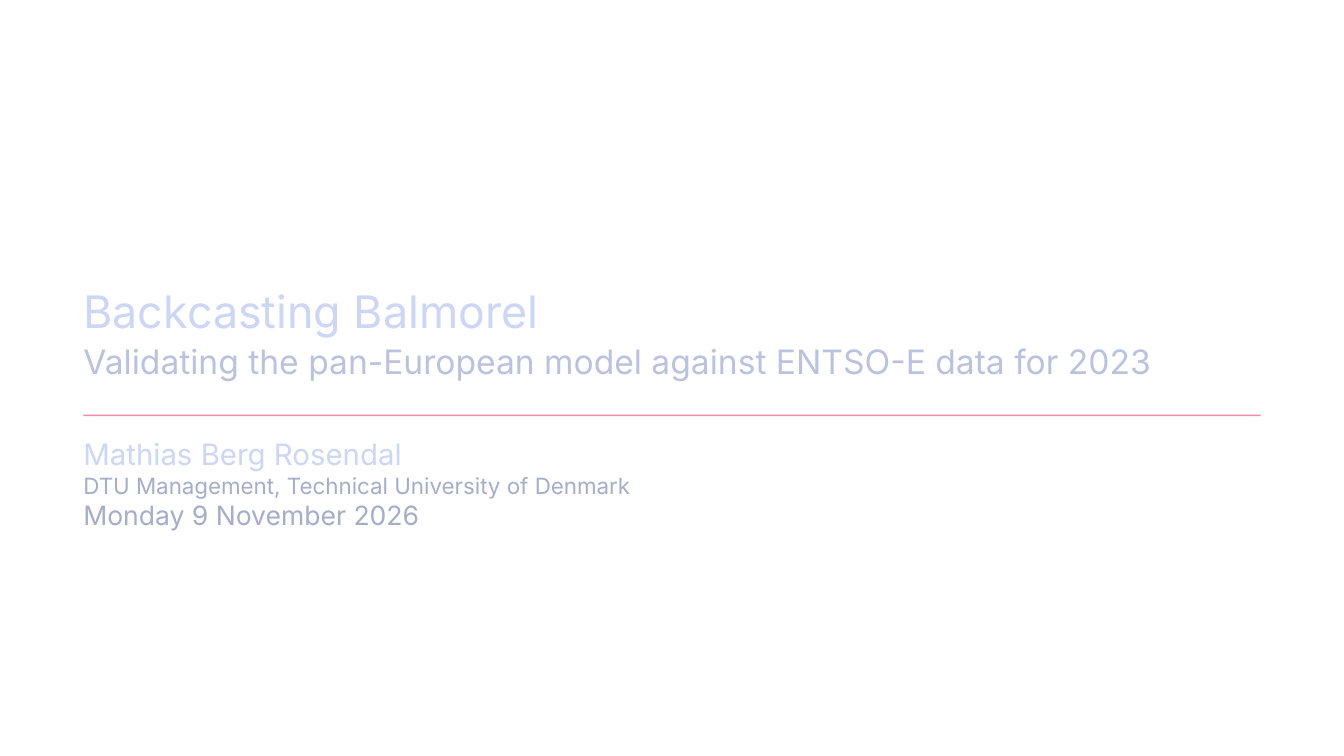
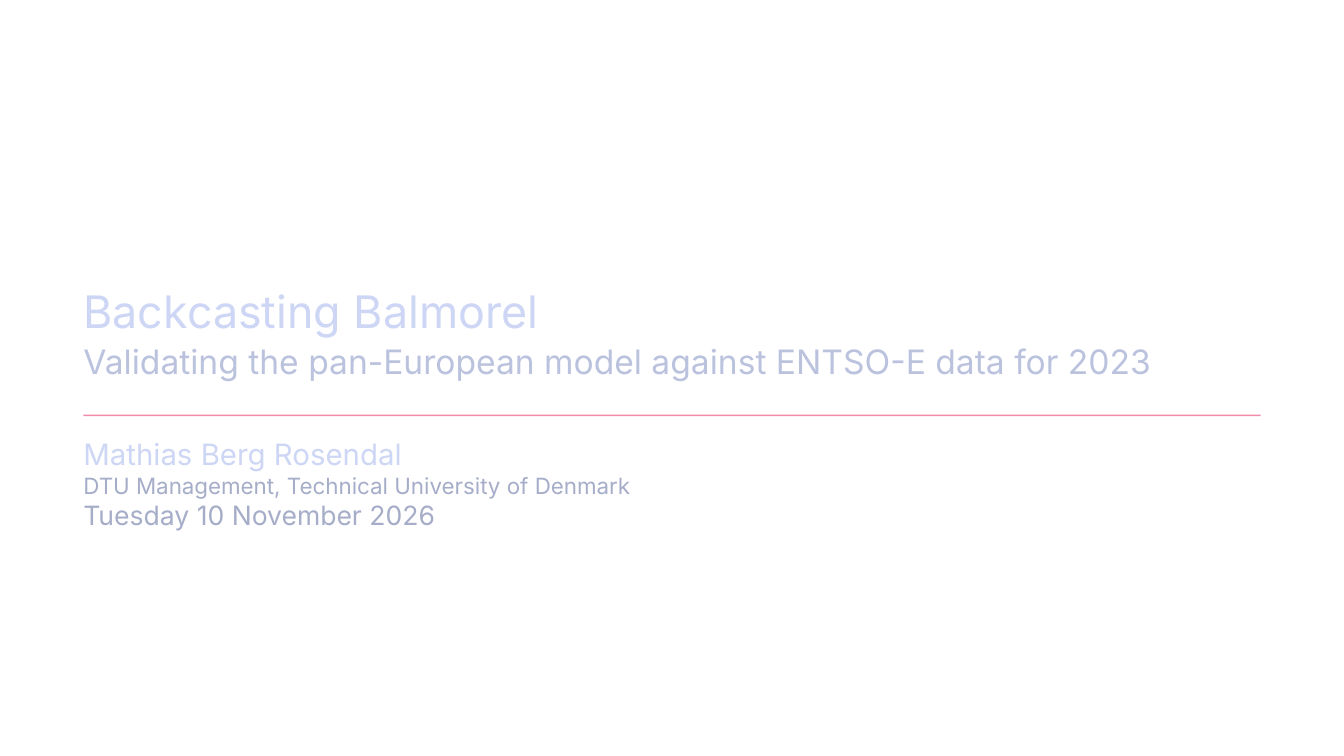
Before and after one commit to Mathias157/Balmorel, a slide deck: slide 1 of docs/report/Backcasting.odp. Drawn at 1344x756 pixels with LibreOffice and Linux fonts; fonts in the diff are those of the drawing; background and template pictures are left out. Boxes give left, top, right and bottom in pixels: in the first picture for what was removed or moved away, otherwise in the second. Text is boxed around its words. In the diff, an @@ line names an element or a change of style, - is before the commit and + after.

```diff
--- a/docs/report/Backcasting.odp
+++ b/docs/report/Backcasting.odp
@@ text at (x1=83, y1=505, x2=435, y2=530): text changed @@
-Monday 9 November 2026
+Tuesday 10 November 2026
```
Also in this commit, not shown: 5 other slides changed, 4 slides added.
